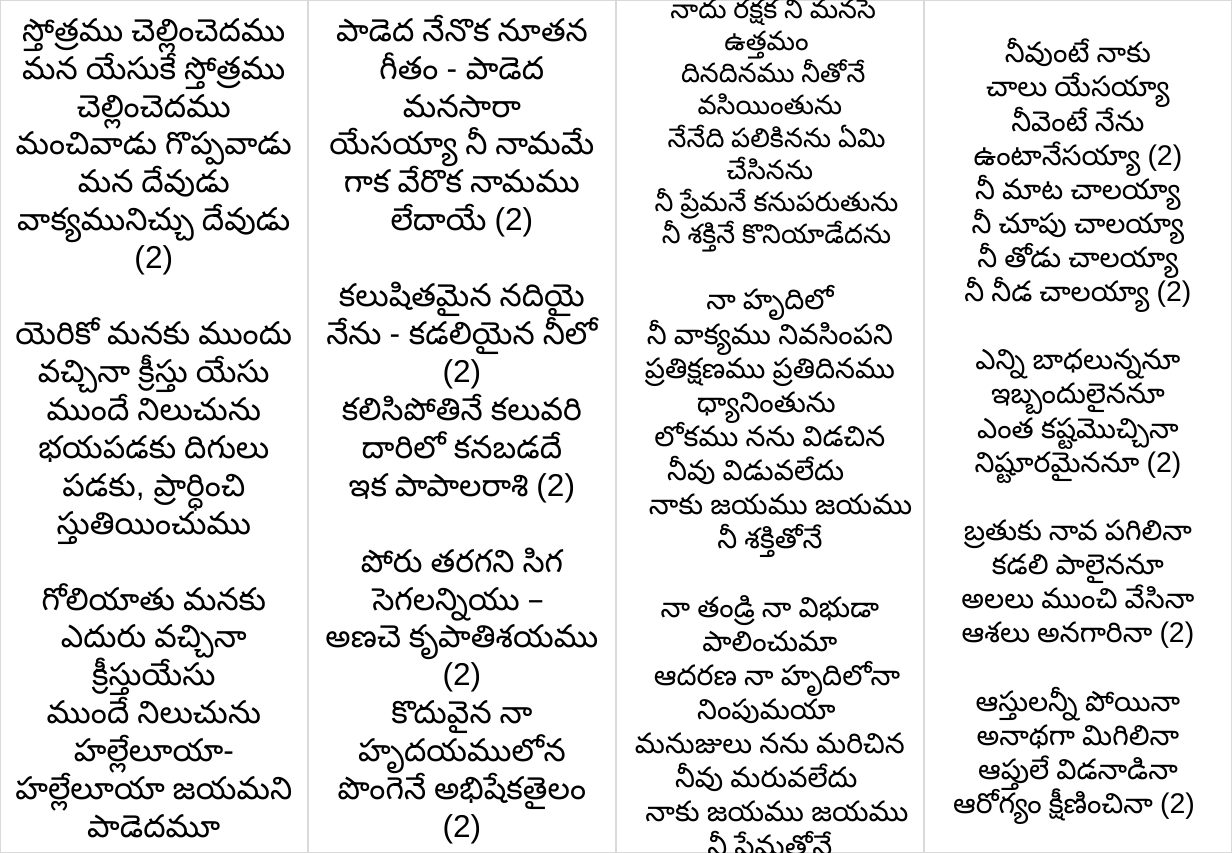
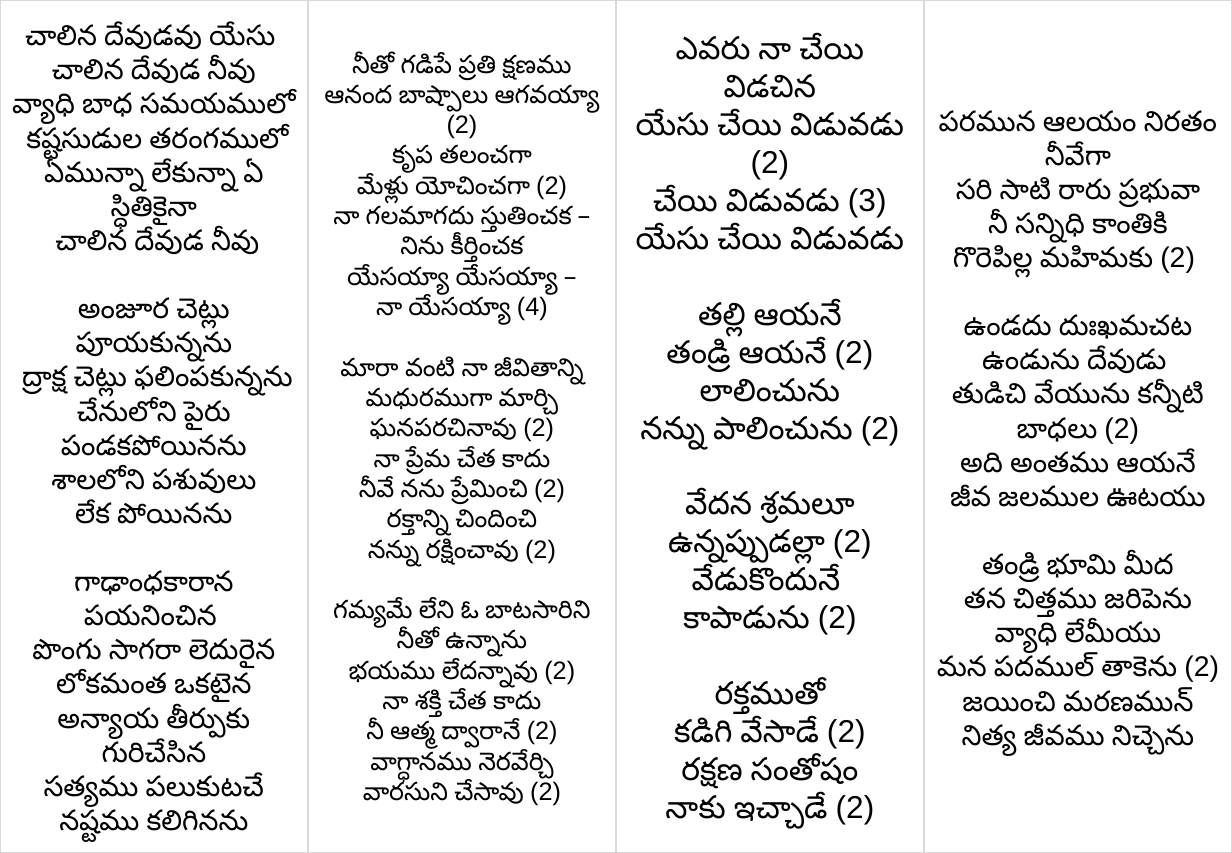
Before and after one commit to venu-webdev/songsDb, a slide deck: slide 1 of xerox.pptx. Drawn at 1232x853 pixels with LibreOffice and Linux fonts; fonts in the diff are those of the drawing. Boxes give left, top, right and bottom in pixels: in the first picture for what was removed or moved away, otherwise in the second. Text is boxed around its words. In the diff, an @@ line names an element or a change of style, - is before the commit and + after.

```diff
--- a/xerox.pptx
+++ b/xerox.pptx
@@ text in rectangle at (x1=12, y1=24, x2=296, y2=842): text changed; size 20 to 18 pt @@
-స్తోత్రము చెల్లించెదము
-మన యేసుకే స్తోత్రము చెల్లించెదము
-మంచివాడు గొప్పవాడు
-మన దేవుడు
-వాక్యమునిచ్చు దేవుడు (2)
-యెరికో మనకు ముందు వచ్చినా క్రీస్తు యేసు
-ముందే నిలుచును
-భయపడకు దిగులు పడకు, ప్రార్ధించి స్తుతియించుము
-గోలియాతు మనకు ఎదురు వచ్చినా క్రీస్తుయేసు
-ముందే నిలుచును
-హల్లేలూయా-హల్లేలూయా జయమని పాడెదమూ
+చాలిన దేవుడవు యేసు
+చాలిన దేవుడ నీవు
+వ్యాధి బాధ సమయములో
+కష్టసుడుల తరంగములో
+ఏమున్నా లేకున్నా ఏ స్ధితికైనా
+చాలిన దేవుడ నీవు
+అంజూర చెట్లు పూయకున్నను
+ద్రాక్ష చెట్లు ఫలింపకున్నను
+చేనులోని పైరు పండకపోయినను
+శాలలోని పశువులు
+లేక పోయినను
+గాఢాంధకారాన పయనించిన
+పొంగు సాగరా లెదురైన
+లోకమంత ఒకటైన
+అన్యాయ తీర్పుకు గురిచేసిన
+సత్యము పలుకుటచే
+నష్టము కలిగినను
@@ text in rectangle at (x1=324, y1=54, x2=600, y2=806): text changed; size 20 to 16 pt @@
-పాడెద నేనొక నూతన గీతం - పాడెద మనసారా
-యేసయ్యా నీ నామమే గాక వేరొక నామము
-లేదాయే (2)
-కలుషితమైన నదియై నేను - కడలియైన నీలో (2)
-కలిసిపోతినే కలువరి దారిలో కనబడదే
-ఇక పాపాలరాశి (2)
-పోరు తరగని సిగ సెగలన్నియు –
-అణచె కృపాతిశయము (2)
-కొదువైన నా హృదయములోన
-పొంగెనే అభిషేకతైలం (2)
+నీతో గడిపే ప్రతి క్షణము
+ఆనంద బాష్పాలు ఆగవయ్యా (2)
+కృప తలంచగా
+మేళ్లు యోచించగా (2)
+నా గలమాగదు స్తుతించక –
+నిను కీర్తించక
+యేసయ్యా యేసయ్యా –
+నా యేసయ్యా (4)
+మారా వంటి నా జీవితాన్ని
+మధురముగా మార్చి
+ఘనపరచినావు (2)
+నా ప్రేమ చేత కాదు
+నీవే నను ప్రేమించి (2)
+రక్తాన్ని చిందించి
+నన్ను రక్షించావు (2)
+గమ్యమే లేని ఓ బాటసారిని
+నీతో ఉన్నాను
+భయము లేదన్నావు (2)
+నా శక్తి చేత కాదు
+నీ ఆత్మ ద్వారానే (2)
+వాగ్ధానము నెరవేర్చి
+వారసుని చేసావు (2)
@@ text in rectangle at (x1=636, y1=36, x2=904, y2=829): text changed; size 18 to 20 pt @@
-నాదు రక్షక నీ మనసే ఉత్తమం
-దినదినము నీతోనే వసియింతును
-నేనేది పలికినను ఏమి చేసినను
-నీ ప్రేమనే కనుపరుతును
-నీ శక్తినే కొనియాడేదను
-నా హృదిలో
-నీ వాక్యము నివసింపని
-ప్రతిక్షణము ప్రతిదినము ధ్యానింతును
-లోకము నను విడచిన
-నీవు విడువలేదు
-నాకు జయము జయము
-నీ శక్తితోనే
-నా తండ్రి నా విభుడా
-పాలించుమా
-ఆదరణ నా హృదిలోనా నింపుమయా
-మనుజులు నను మరిచిన
-నీవు మరువలేదు
-నాకు జయము జయము
-నీ ప్రేమతోనే
+ఎవరు నా చేయి విడచిన
+యేసు చేయి విడువడు (2)
+చేయి విడువడు (3)
+యేసు చేయి విడువడు
+తల్లి ఆయనే
+తండ్రి ఆయనే (2)
+లాలించును
+నన్ను పాలించును (2)
+వేదన శ్రమలూ
+ఉన్నప్పుడల్లా (2)
+వేడుకొందునే
+కాపాడును (2)
+రక్తముతో
+కడిగి వేసాడే (2)
+రక్షణ సంతోషం
+నాకు ఇచ్చాడే (2)
@@ text in rectangle at (x1=937, y1=110, x2=1219, y2=756): text changed @@
-నీవుంటే నాకు
-చాలు యేసయ్యా
-నీవెంటే నేను
-ఉంటానేసయ్యా (2)
-నీ మాట చాలయ్యా
-నీ చూపు చాలయ్యా
-నీ తోడు చాలయ్యా
-నీ నీడ చాలయ్యా (2)
-ఎన్ని బాధలున్ననూ
-ఇబ్బందులైననూ
-ఎంత కష్టమొచ్చినా
-నిష్టూరమైననూ (2)
-బ్రతుకు నావ పగిలినా
-కడలి పాలైననూ
-అలలు ముంచి వేసినా
-ఆశలు అనగారినా (2)
-ఆస్తులన్నీ పోయినా
-అనాథగా మిగిలినా
-ఆప్తులే విడనాడినా
-ఆరోగ్యం క్షీణించినా (2)
+పరమున ఆలయం నిరతం నీవేగా
+సరి సాటి రారు ప్రభువా
+నీ సన్నిధి కాంతికి
+గొరెపిల్ల మహిమకు (2)
+ఉండదు దుఃఖమచట
+ఉండును దేవుడు
+తుడిచి వేయును కన్నీటి బాధలు (2)
+అది అంతము ఆయనే
+జీవ జలముల ఊటయు
+తండ్రి భూమి మీద
+తన చిత్తము జరిపెను
+వ్యాధి లేమీయు
+మన పదముల్ తాకెను (2)
+జయించి మరణమున్
+నిత్య జీవము నిచ్చెను
```
Also in this commit, not shown: 3 other files.
